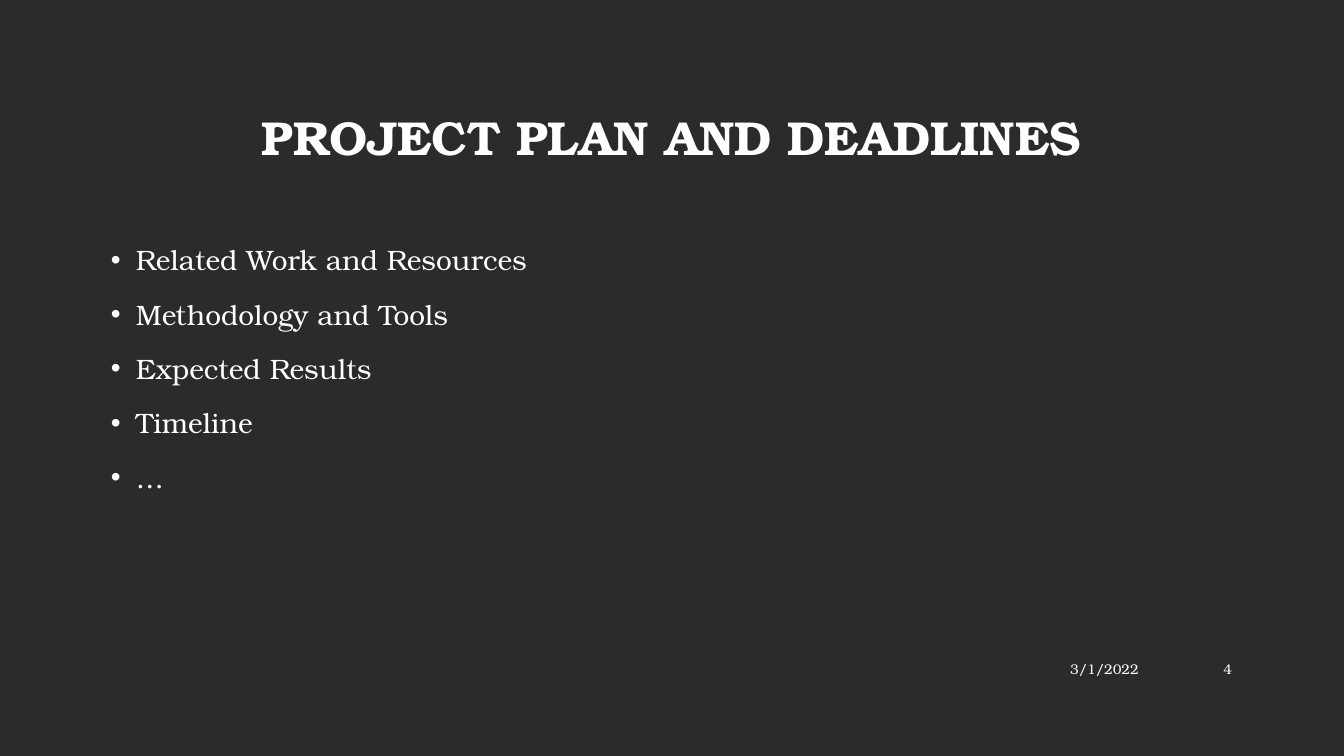
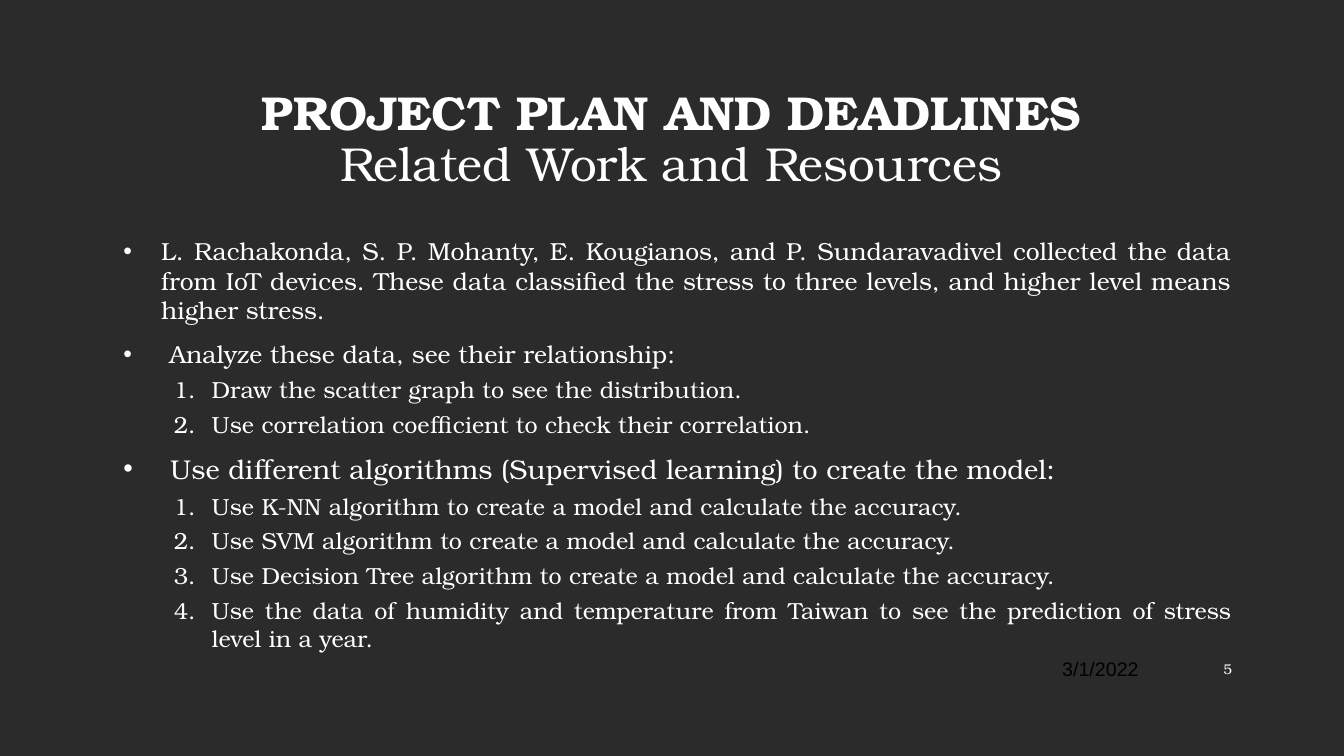
Before and after one commit to ycycchre/data_science_project, a slide deck: slide 5 of deadline_0420/proposal_slide_template2021.pptx (slide 4 before the commit). Drawn at 1344x756 pixels with LibreOffice and Linux fonts; fonts in the diff are those of the drawing; background and template pictures are left out; a plain dark background stands for a picture behind light text. Boxes give left, top, right and bottom in pixels: in the first picture for what was removed or moved away, otherwise in the second. Text is boxed around its words. In the diff, an @@ line names an element or a change of style, - is before the commit and + after.

```diff
--- a/deadline_0420/proposal_slide_template2021.pptx
+++ b/deadline_0420/proposal_slide_template2021.pptx
@@ title at box(262, 97, 1081, 182): text changed @@
-PROJECT PLAN AND DEADLINES
+PROJECT PLAN AND DEADLINES
+Related Work and Resources
@@ text at box(161, 242, 1231, 653): text changed; size 20 to 16.6 pt @@
-• Related Work and Resources
-• Methodology and Tools
-• Expected Results
-• Timeline
-• …
+• L. Rachakonda, S. P. Mohanty, E. Kougianos, and P. Sundaravadivel collected the data from IoT devices. These data classified the stress to three levels, and higher level means higher stress.
+• Analyze these data, see their relationship:
+  1. Draw the scatter graph to see the distribution.
+  2. Use correlation coefficient to check their correlation.
+• Use different algorithms (Supervised learning) to create the model:
+  1. Use K-NN algorithm to create a model and calculate the accuracy.
+  2. Use SVM algorithm to create a model and calculate the accuracy.
+  3. Use Decision Tree algorithm to create a model and calculate the accuracy.
+  4. Use the data of humidity and temperature from Taiwan to see the prediction of stress level in a year.
@@ text "3/1/2022" at box(1062, 662, 1138, 676): size 10 to 14 pt, font TeX Gyre Bonum to Arial, text colour #FFFFFF to #000000 @@
@@ page number at box(1223, 664, 1232, 674): text changed @@
-4
+5
```
Also in this commit, not shown: 3 other slides changed, 3 slides added, 5 other files.
